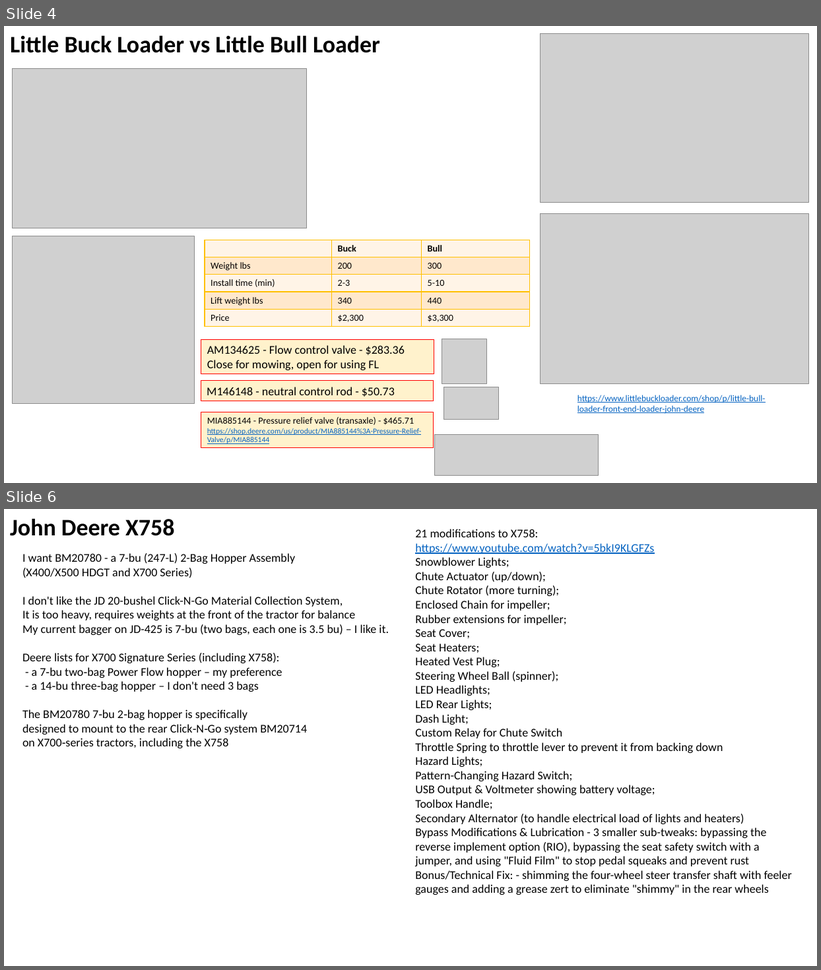
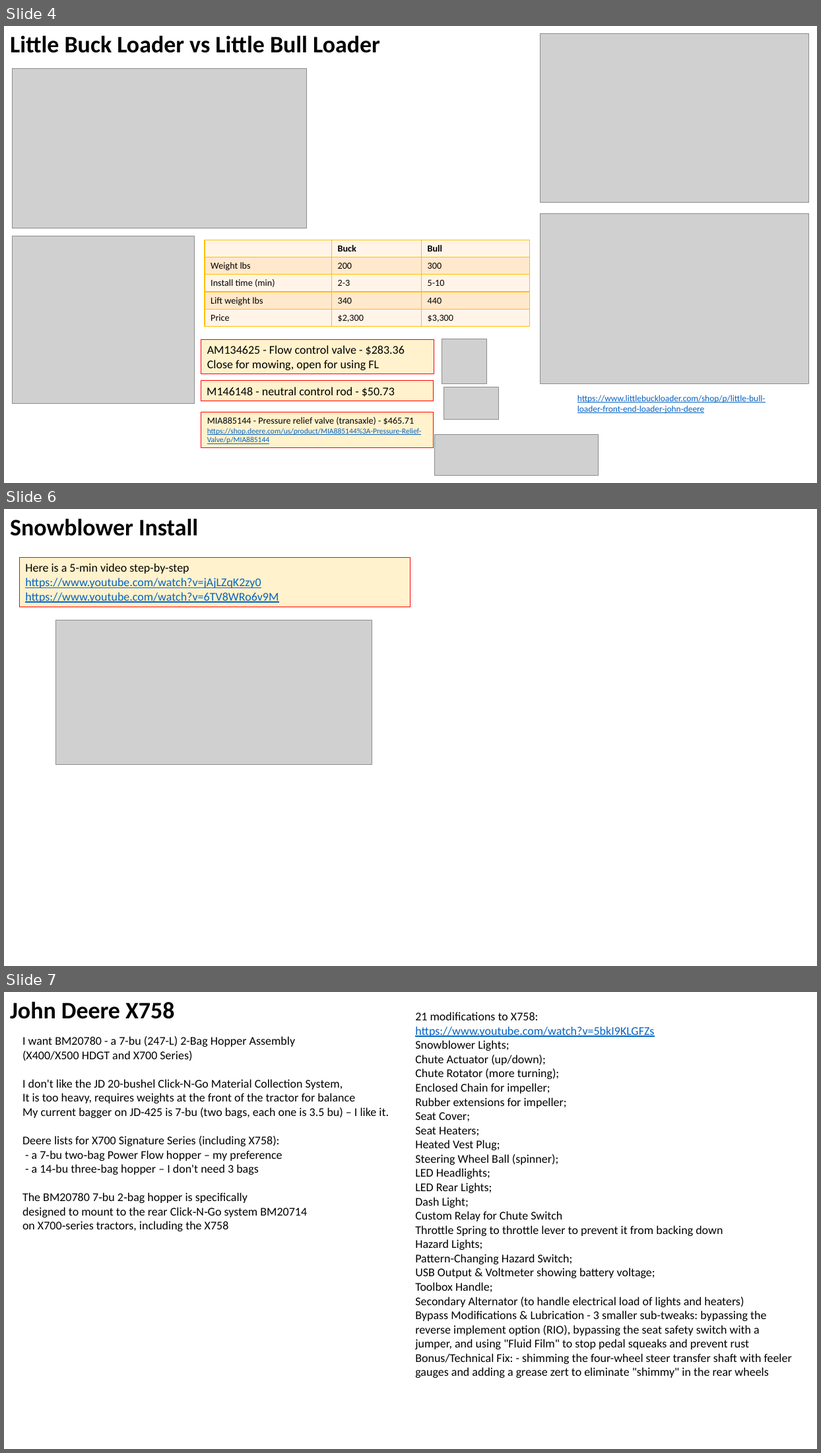
Before and after one commit to lselector/misc_farm, a slide deck: tractor_jd_1025r_X758.pptx. Shown one above the other, each under a label of ours: slides 4 and 6 before the commit, slides 4, 6 and 7 after it; the slides between them are not shown. The pictures are 821x970 and 821x1453 pixels, drawn with LibreOffice and Linux fonts; fonts in the diff are those of the drawing; grey boxes stand for pictures. Boxes give left, top, right and bottom in pixels: in the first picture for what was removed or moved away, otherwise in the second. Text is boxed around its words. In the diff, an @@ line names an element or a change of style, - is before the commit and + after.

```diff
--- a/tractor_jd_1025r_X758.pptx
+++ b/tractor_jd_1025r_X758.pptx
@@ slide 6 added at <box>4,509,817,966</box>, background #FFFFFF @@
@@ text added at <box>10,518,198,536</box>, 28 pt, text #000000, bold @@
+Snowblower Install
@@ rectangle added at <box>19,558,411,607</box>, fill #FFF2CC, outline #FF0000 0.75 pt, 14 pt, text #0563C1, underline @@
+Here is a 5-min video step-by-step
+https://www.youtube.com/watch?v=jAjLZqK2zy0
+https://www.youtube.com/watch?v=6TV8WRo6v9M
@@ picture added at <box>56,621,372,765</box> @@
@@ what was slide 6 is now slide 7 @@
```
Also in this commit, not shown: 1 slide changed.
